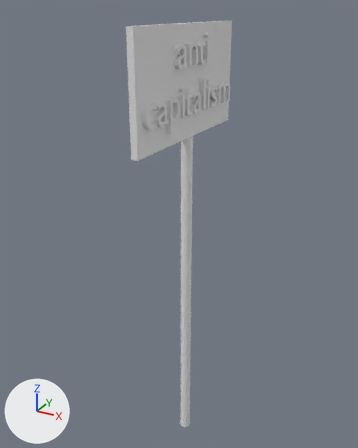
What one commit did to the Blender file src/models/sign.blend.
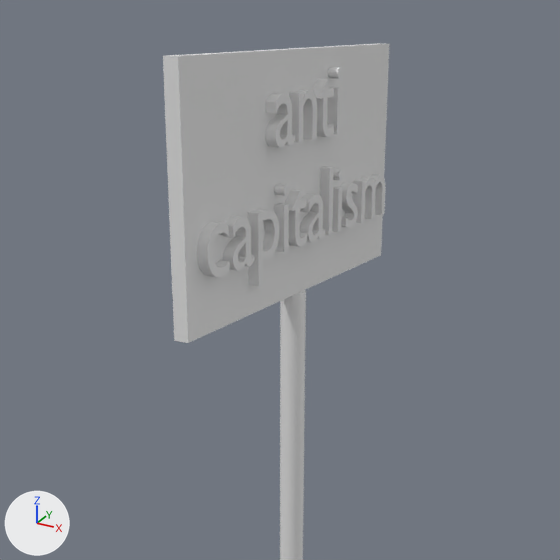
Each version appears first whole from a camera (50 mm lens) standing at (3.02, -5.71, 6.34) and looking at (-0.19, 0.13, 3.42), and next in a close-up on the part from 14% to 87% of the width and 0% to 59% of the height. Every picture has the same lights, and +X, +Y and +Z are marked at lower left.
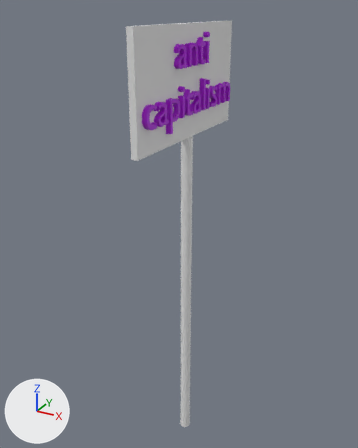
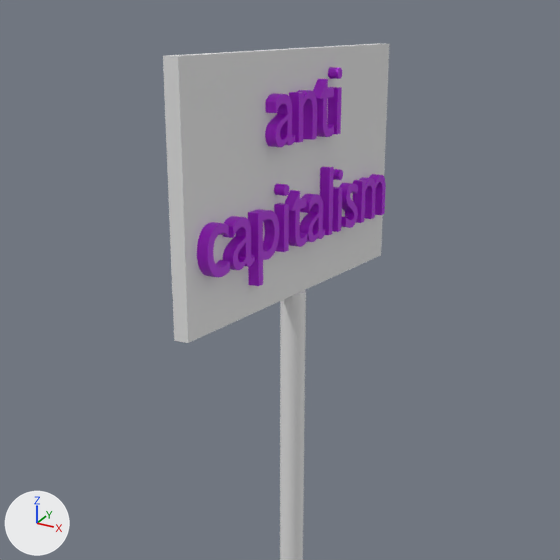
Diff of the bpy script that builds the scene:
```diff
--- a/src/models/sign.blend.py
+++ b/src/models/sign.blend.py
@@ mat_material_001 @@
+mat_material_001 = principled_material('Material.001')
+mat_material_001.base_color = (0.432, 0.0, 0.728)  # purple #b000de
@@ me_text @@
 me_text.from_pydata(...)  # 5088 vertices, 7528 faces; spans x -1.93..1.93, y -1.03..0.84, z -0.18..0.18
+me_text.materials.append(mat_material_001)  # purple #b000de
```

Changed parts and their boxes [x1, y1, x2, y2] in the close-ups (560 x 560 px):
'Text', recoloured (grey to purple): [197, 67, 386, 286] in both
